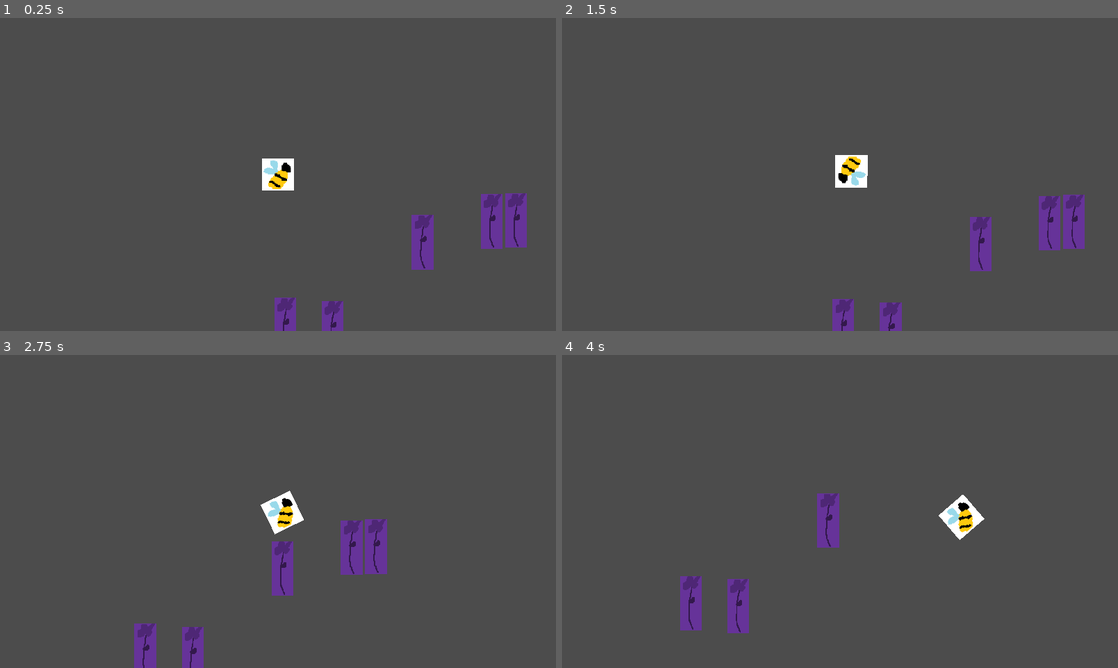
Above: before the commit, frames 1-4 (two rows, left to right).
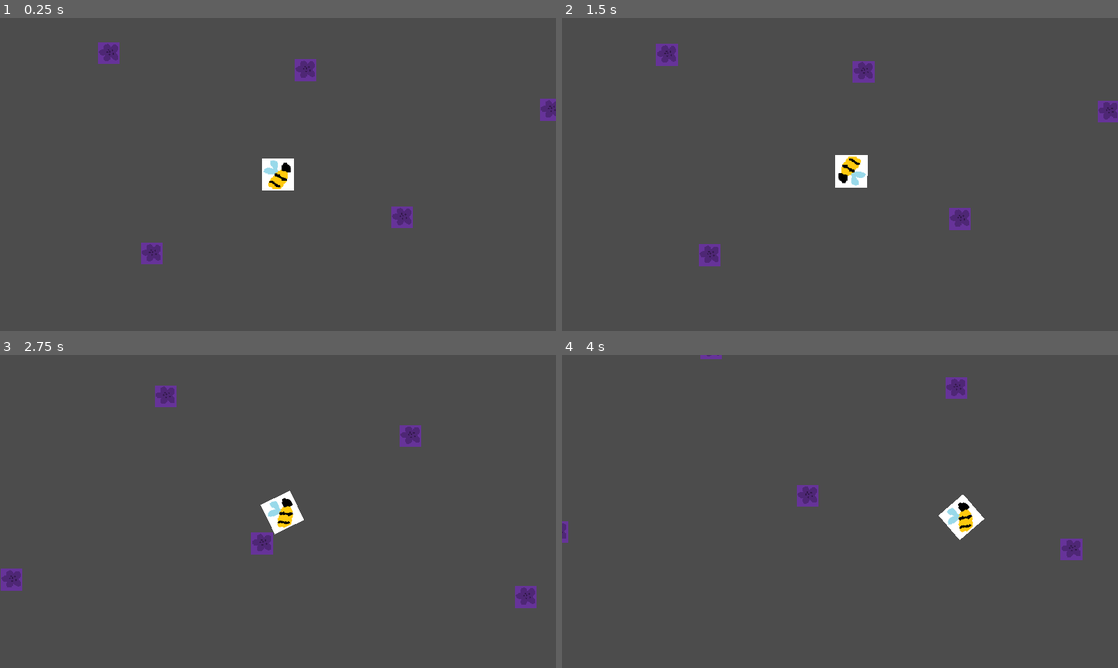
Above: after the commit, the same moments.

Repository: DerGernTod/gameoff21
Game: Godot game, scene res://Main.tscn
The game is run twice, just before and just after one commit, with the same random seed, the same clock (stepped at 60 frames per second) and the same inputs.
Inputs:
- Up to frame 1 (0.25 s): no input
- Up to frame 2 (1.5 s): tap Enter at 0.5 s; hold D (turn_right) 0.53-1.28 s; hold S (move_backward) from 1.28 s (still down)
- Up to frame 3 (2.75 s): release S (move_backward) at 2.03 s; hold D (turn_right) from 2.03 s (still down)
- Up to frame 4 (4 s): release D (turn_right) at 2.78 s; hold W (move_forward) 2.78-3.53 s; hold A (turn_left) from 3.53 s (still down)

The runs differ from the first frame. In frame 1, 4.1% of the frame differs, in the area x 17-100%, y 7-100%; in frame 2, 4.1%; in frame 3, 4.5%, in the area x 0-97%, y 9-100%; in frame 4, 3.0%.

Commit message:
starting flower field
finding positions for flowers to spawn using poisson disc sampling
at the moment only 1 flower spawns at each position

Diff:
--- a/flower_field/FlowerField.gd
+++ b/flower_field/FlowerField.gd
@@ -1,8 +1,10 @@
 extends Node2D
 
-# determine which flowers should grow or die
-# Flowers get pollinated by bees --> new flowers are a crossbreed between all the flowers that a bee pollinated.
-# New flowers grow in a specific range of their ancestors.
+const MIN_DIST: int = 400		# between starting flowers
+const RETRIES: int = 30 		# number of attemps to look for a new flower position around a reference point
+const STARTING_FIELD_RECT := Rect2(Vector2(-2000, -2000), Vector2(4000, 4000))
+const TRANSPOSE: Vector2 = - STARTING_FIELD_RECT.position
+
 
 onready var Flower = preload("res://flower_field/flower/Flower.tscn")
 onready var _viewport_size = get_viewport().size
@@ -11,13 +13,69 @@
 func _ready() -> void:
 	print("viewport size is %s " % _viewport_size)
 	randomize()
-	for x in 5:
-		add_flower()
+	_add_starting_flowers()
 
 
-func add_flower() -> void:
+func add_flower(pos: Vector2) -> void:
 	var inst = Flower.instance()
-	inst.position.x = randi() % int(_viewport_size.x)
-	inst.position.y = randi() % int(_viewport_size.y)
+	inst.position = pos
 	print("generating flower at %s" % inst.position)
 	add_child(inst)
+
+
+func _add_starting_flowers() -> void:
+	# algorithm used for finding starting positions: poisson disc sampling
+	var start_pos := Vector2(STARTING_FIELD_RECT.position.x + STARTING_FIELD_RECT.size.x * randf(), STARTING_FIELD_RECT.position.y + STARTING_FIELD_RECT.size.y * randf())
+
+	var cell_size: float = MIN_DIST / sqrt(2)
+	var cols: int = max(floor(STARTING_FIELD_RECT.size.x / cell_size), 1)
+	var rows: int = max(floor(STARTING_FIELD_RECT.size.y / cell_size), 1)
+
+	var cell_size_scaled := Vector2(STARTING_FIELD_RECT.size.x / cols, STARTING_FIELD_RECT.size.y / rows)
+
+	var grid: Array = []
+	for i in cols:
+		grid.append([])
+		for j in rows:
+			grid[i].append(-1)
+
+	var points: Array = []
+	var spawn_points: Array = []
+	spawn_points.append(start_pos)
+
+	while spawn_points.size() > 0:
+		var spawn_index: int = randi() % spawn_points.size()
+		var spawn_center: Vector2 = spawn_points[spawn_index]
+		var sample_accepted: bool = false
+
+		for i in RETRIES:
+			var angle: float = 2 * PI * randf()
+			var point: Vector2 = spawn_center + Vector2(cos(angle), sin(angle)) * (MIN_DIST + MIN_DIST * randf())
+			if _is_valid_flower_spawn_point(point, cell_size_scaled, cols, rows, grid, points):
+				grid[int((TRANSPOSE.x + point.x) / cell_size_scaled.x)][int((TRANSPOSE.y + point.y) / cell_size_scaled.y)] = points.size()
+				points.append(point)
+				spawn_points.append(point)
+				add_flower(point)
+				sample_accepted = true
+				break
+
+		if not sample_accepted:
+			spawn_points.remove(spawn_index)
+
+func _is_valid_flower_spawn_point(point: Vector2, cell_size_scaled: Vector2, cols: int, rows: int, grid: Array, points: Array) -> bool:
+	if STARTING_FIELD_RECT.has_point(point):
+		var cell := Vector2(int((TRANSPOSE.x + point.x) / cell_size_scaled.x), int((TRANSPOSE.y + point.y) / cell_size_scaled.y))
+		var cell_start := Vector2(max(0, cell.x - 2), max(0, cell.y - 2))
+		var cell_end := Vector2(min(cell.x + 2, cols - 1), min(cell.y + 2, rows -1))
+
+		for i in range(cell_start.x, cell_end.x + 1):
+			for j in range(cell_start.y, cell_end.y + 1):
+				var search_index: int = grid[i][j]
+				if search_index != -1:
+					var dist: float = points[search_index].distance_to(point)
+					if dist < MIN_DIST:
+						return false
+
+		return true
+
+	return false
--- a/flower_field/flower/Flower.tscn
+++ b/flower_field/flower/Flower.tscn
@@ -4,12 +4,13 @@
 [ext_resource path="res://flower_field/flower/Flower.gd" type="Script" id=2]
 
 [sub_resource type="CircleShape2D" id=1]
+radius = 22.7587
 
 [node name="Flower" type="Node2D"]
 script = ExtResource( 2 )
 
 [node name="Sprite" type="Sprite" parent="."]
-position = Vector2( 0, 47.931 )
+position = Vector2( 0, 1.05103 )
 texture = ExtResource( 1 )
 
 [node name="Area2D" type="Area2D" parent="."]
Binary file changed: flower_field/flower/temp-flower.png
